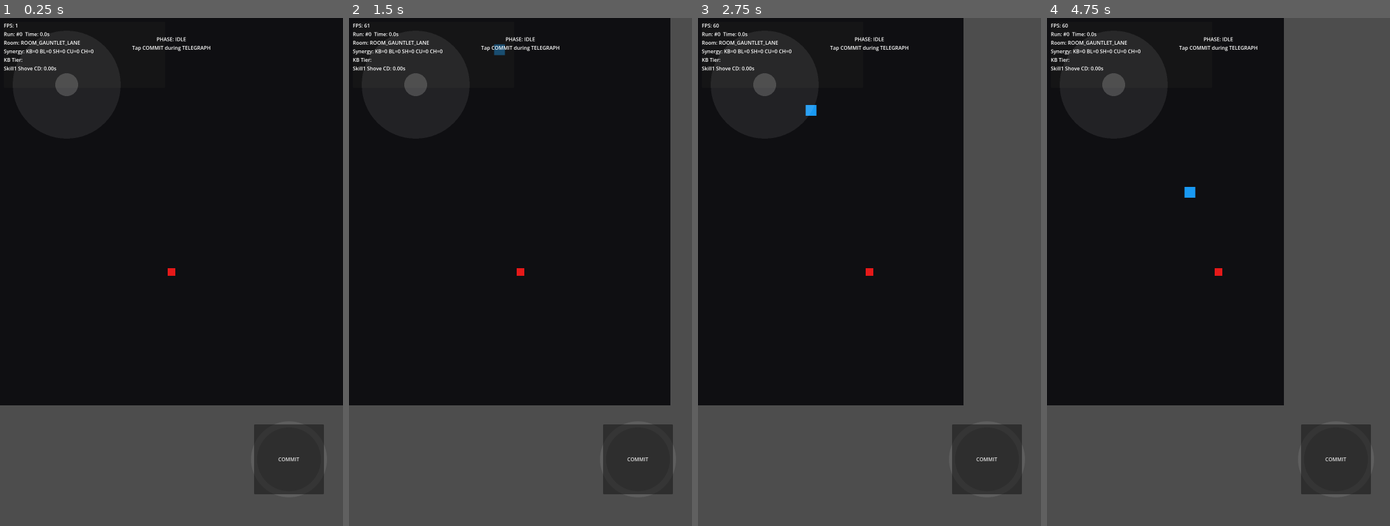
Above: before the commit, frames 1-4 (left to right).
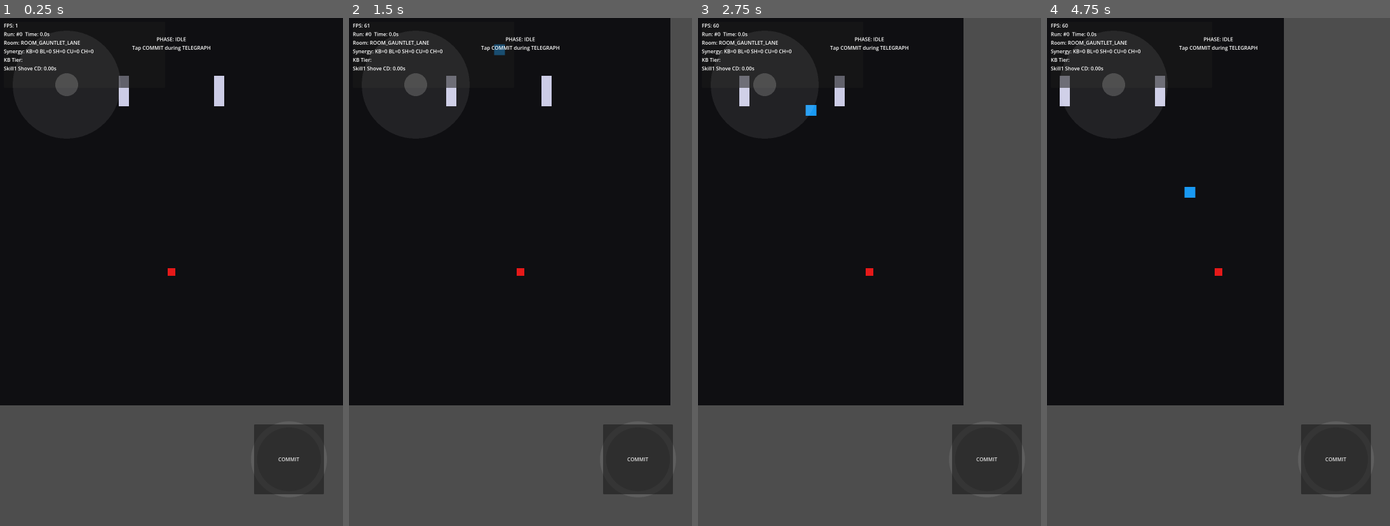
Above: after the commit, the same moments.

Repository: changha-kim/blood-contract
Game: Godot game, scene res://scenes/levels/SpikeArena_GauntletLane.tscn
Two runs of this game, one before a commit and one after it. Both use one fixed random seed, a clock stepped at 60 frames per second and the inputs below. This scene is started directly instead of the project's main scene.
Inputs (mouse positions are in pixels of both pictures, inside the frame that each line leads up to):
- Up to frame 1 (0.25 s): no input
- Up to frame 2 (1.5 s): click "COMMIT" at 0.5 s; move the mouse to (595, 246) at 1.27 s; hold D (move_right) from 1.28 s (still down); hold F (attack_btn) from 1.28 s (still down); click (595, 246) at 1.42 s
- Up to frame 3 (2.75 s): release D (move_right) at 2 s; release F (attack_btn) at 2 s; drag from (800, 297) to (869, 272) at 2.02 s
- Up to frame 4 (4.75 s): move the mouse to (1252, 160) at 2.77 s; hold D (move_right) 2.78-3.5 s; hold F (attack_btn) 2.78-3.5 s; drag from (1201, 373) to (1101, 145) at 3.52 s; move the mouse to (1321, 348) at 4.27 s; hold A (move_left) from 4.28 s (still down); hold F (attack_btn) from 4.28 s (still down)

The runs differ from the first frame. In frame 1, 0.4% of the frame differs, in the area x 34-66%, y 11-18%; in frame 2, 0.4%; in frame 3, 0.4%; in frame 4, 0.4%.

Commit message:
fix: use valid .tscn comment syntax for SpikeWall trigger

Diff:
--- a/godot/scenes/hazards/SpikeWall.tscn
+++ b/godot/scenes/hazards/SpikeWall.tscn
@@ -5,9 +5,9 @@
 [sub_resource type="RectangleShape2D" id="RectangleShape2D_1"]
 size = Vector2(32, 96)
 
-# Slightly larger trigger area so a CharacterBody2D that stops at collision contact
-# still produces an overlap with Hurtbox.
-[sub_resource type="RectangleShape2D" id="RectangleShape2D_TRIGGER"]
+; Slightly larger trigger area so a CharacterBody2D that stops at collision contact
+; still produces an overlap with Hurtbox.
+[sub_resource type="RectangleShape2D" id="RectangleShape2D_2"]
 size = Vector2(44, 112)
 
 [node name="SpikeWall" type="StaticBody2D"]
Not shown: 1 places in godot/scenes/hazards/SpikeWall.tscn that only renumber resources
